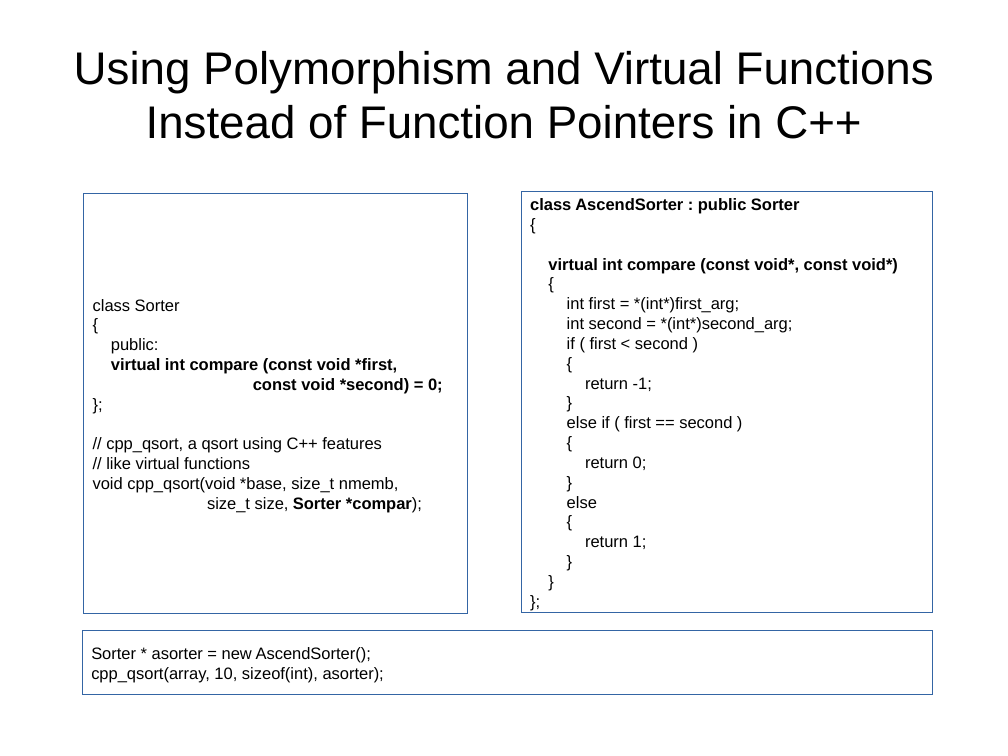
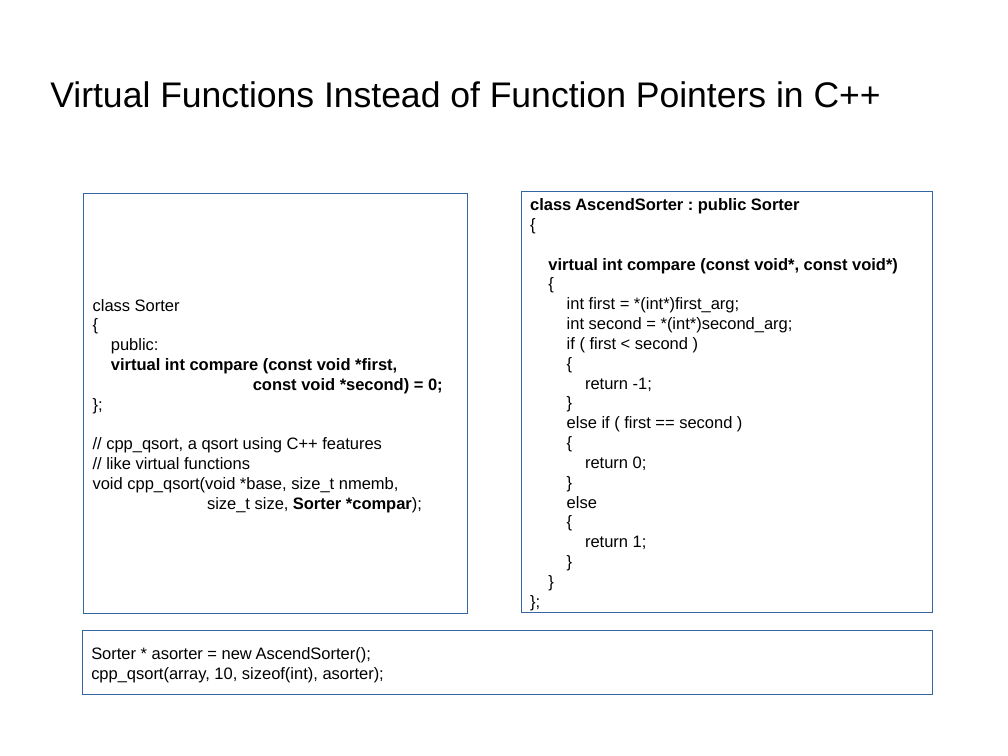
Before and after one commit to codengrow/scj, a slide deck: slide 7 of season1/episode1/c++11-lambda.odp. Drawn at 1008x756 pixels with LibreOffice and Linux fonts; fonts in the diff are those of the drawing; background and template pictures are left out. Boxes give left, top, right and bottom in pixels: in the first picture for what was removed or moved away, otherwise in the second. Text is boxed around its words. In the diff, an @@ line names an element or a change of style, - is before the commit and + after.

```diff
--- a/season1/episode1/c++11-lambda.odp
+++ b/season1/episode1/c++11-lambda.odp
@@ title at box(50, 81, 881, 108): text changed; size 36 to 28 pt @@
-Using Polymorphism and Virtual Functions Instead of Function Pointers in C++
+Virtual Functions Instead of Function Pointers in C++
```
Also in this commit, not shown: 25 other slides changed, 3 other files.
